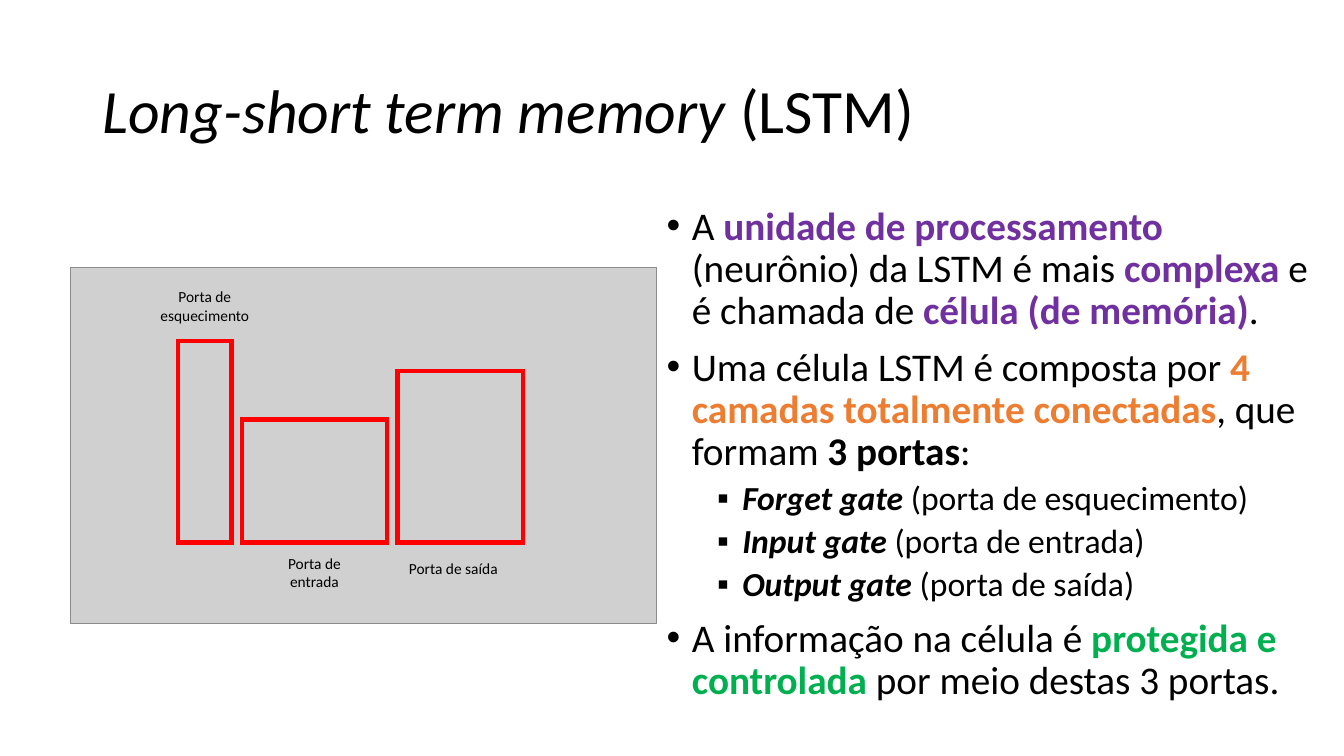
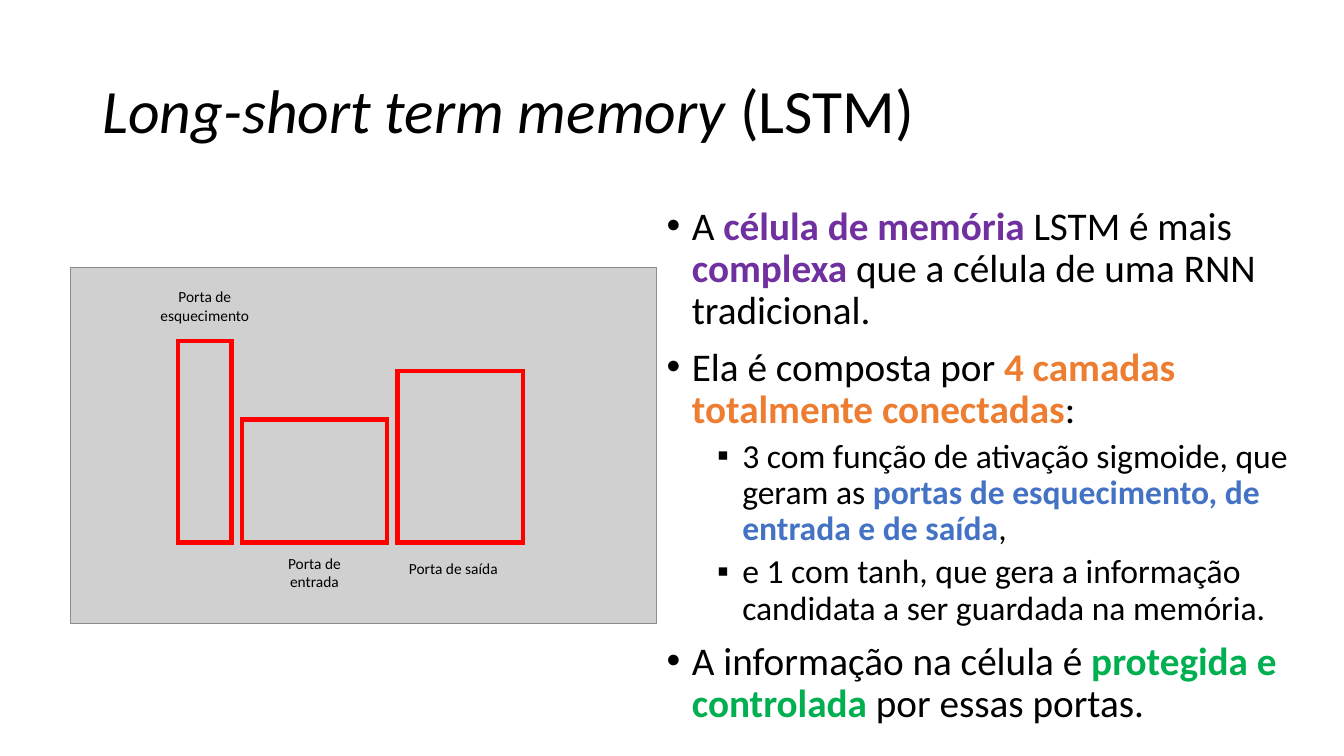
Before and after one commit to zz4fap/c24_inteligencia_artificial, a slide deck: slide 43 of slides/C24_RNN.pptx. Drawn at 1344x756 pixels with LibreOffice and Linux fonts; fonts in the diff are those of the drawing; grey boxes stand for pictures. Boxes give left, top, right and bottom in pixels: in the first picture for what was removed or moved away, otherwise in the second. Text is boxed around its words. In the diff, an @@ line names an element or a change of style, - is before the commit and + after.

Commit message:
update of slides

```diff
--- a/slides/C24_RNN.pptx
+++ b/slides/C24_RNN.pptx
@@ text at <box>692,212,1288,724</box>: text changed @@
-• A unidade de processamento (neurônio) da LSTM é mais complexa e é chamada de célula (de memória).
-• Uma célula LSTM é composta por 4 camadas totalmente conectadas, que formam 3 portas:
-  ▪ Forget gate (porta de esquecimento)
-  ▪ Input gate (porta de entrada)
-  ▪ Output gate (porta de saída)
-• A informação na célula é protegida e controlada por meio destas 3 portas.
+• A célula de memória LSTM é mais complexa que a célula de uma RNN tradicional.
+• Ela é composta por 4 camadas totalmente conectadas:
+  ▪ 3 com função de ativação sigmoide, que geram as portas de esquecimento, de entrada e de saída,
+  ▪ e 1 com tanh, que gera a informação candidata a ser guardada na memória.
+• A informação na célula é protegida e controlada por essas portas.
```
Also in this commit, not shown: 13 other slides changed, 1 slide added, 1 other file.
